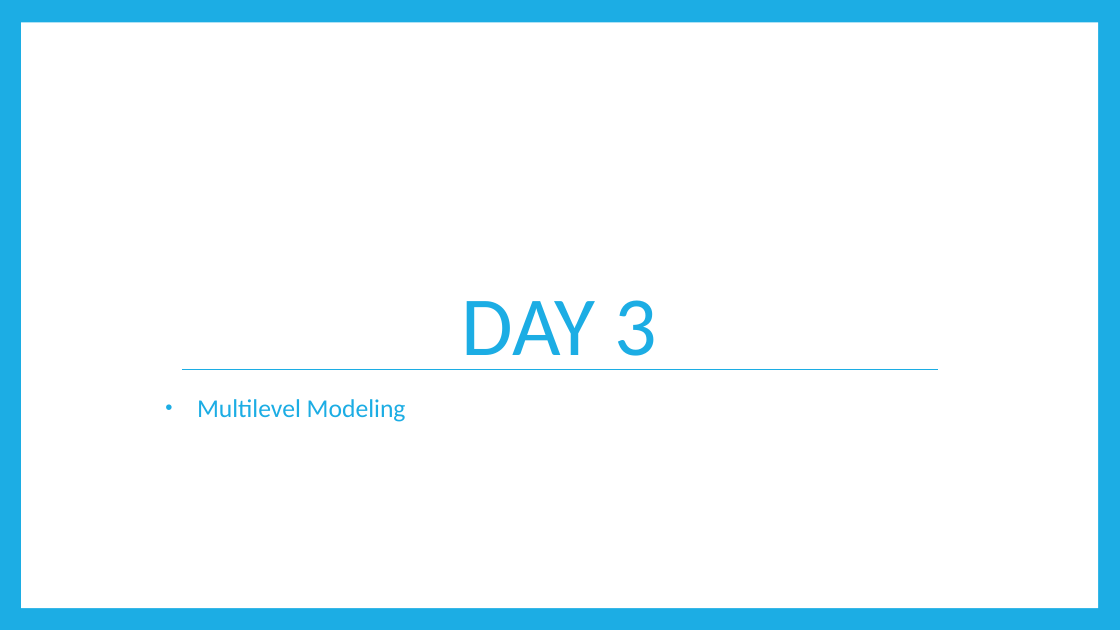
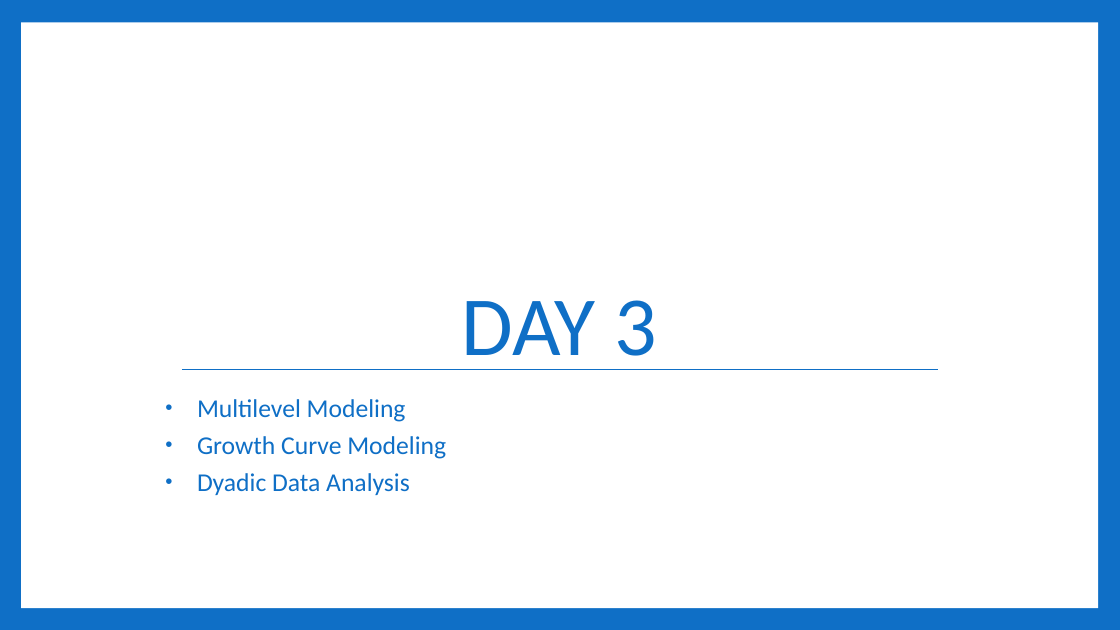
Before and after one commit to RandiLGarcia/smith-r-workshop, a slide deck: slide 2 of docs/Day 3 Slides.pptx. Drawn at 1120x630 pixels with LibreOffice and Linux fonts; fonts in the diff are those of the drawing. Boxes give left, top, right and bottom in pixels: in the first picture for what was removed or moved away, otherwise in the second. Text is boxed around its words. In the diff, an @@ line names an element or a change of style, - is before the commit and + after.

```diff
--- a/docs/Day 3 Slides.pptx
+++ b/docs/Day 3 Slides.pptx
@@ background #1CADE4 to #0F6FC6 @@
@@ title "DAY 3" at box(462, 300, 658, 370): text colour #1CADE4 to #0F6FC6 @@
@@ line (182, 370) - (939, 370): stroke #1CADE4 0.79 pt to #0F6FC6 0.79 pt @@
@@ text at box(197, 399, 406, 422): text colour #1CADE4 to #0F6FC6 in "Multilevel Modeling"; bullet colour #1CADE4 to #0F6FC6 @@
@@ text at box(197, 436, 446, 495): paragraphs added @@
+• Growth Curve Modeling
+• Dyadic Data Analysis
```
Also in this commit, not shown: 62 other slides changed, 60 slides added, 4 other files.
